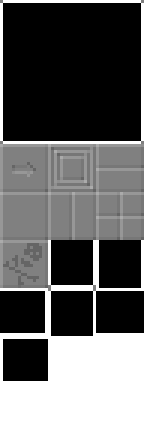
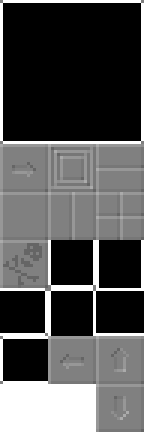
Layers edited between the first and the second w=144, h=432 image:
painted on "Background" over 0, 288, 144, 432
